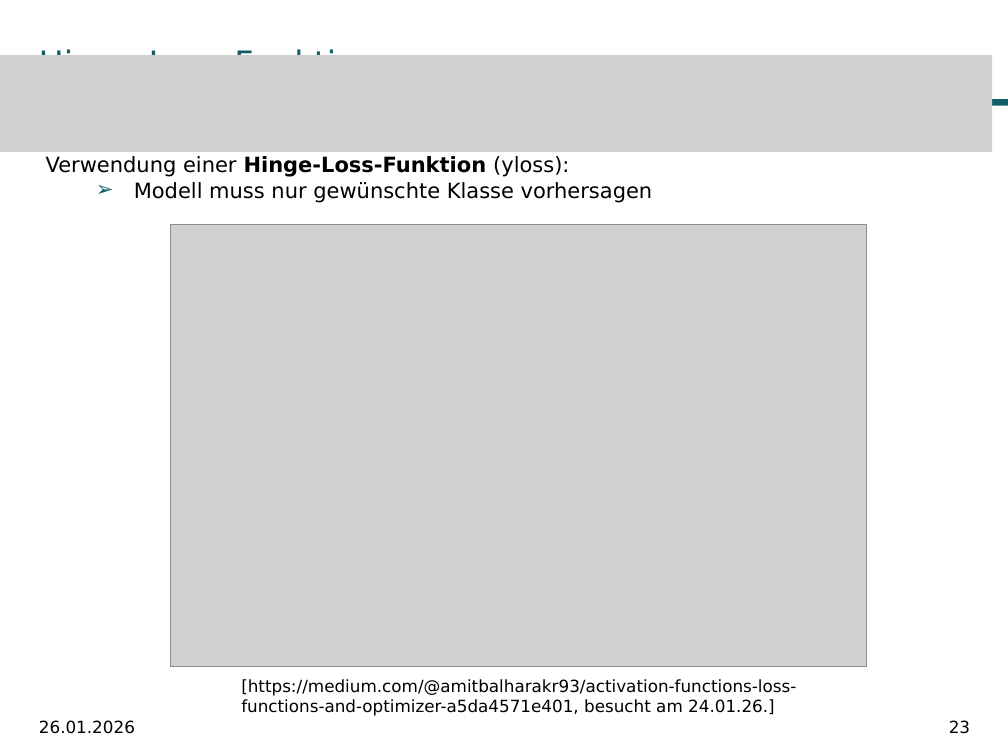
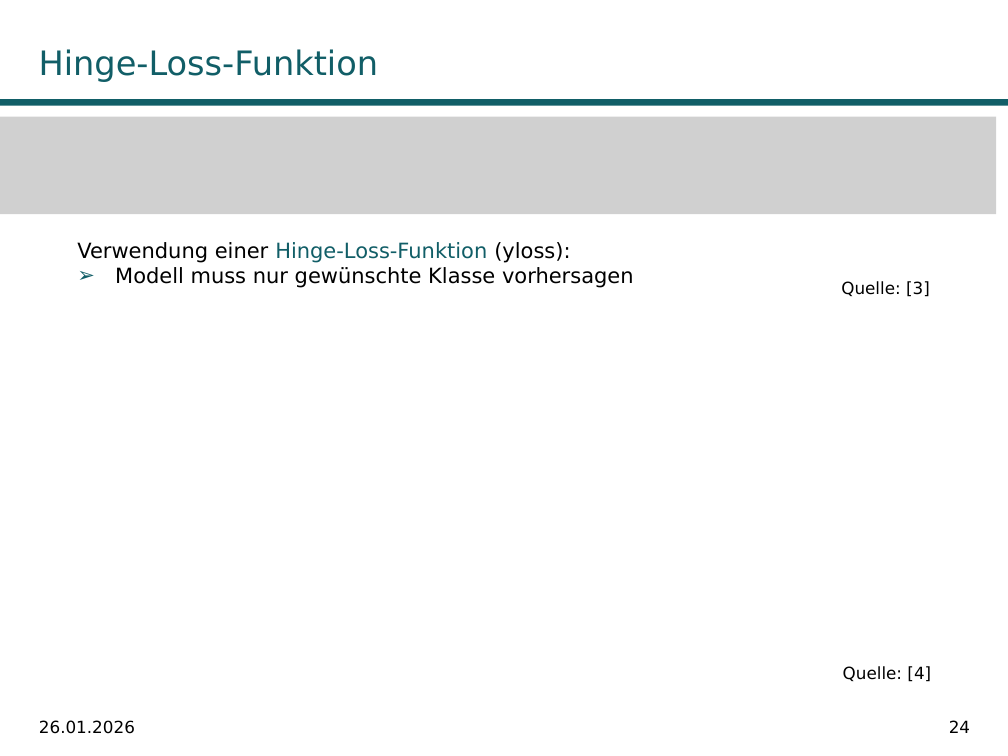
Before and after one commit to fabiw98/Seminar_DICE, a slide deck: slide 24 of Präsentation/PräsentationDiCE.pptx (slide 23 before the commit). Drawn at 1008x756 pixels with LibreOffice and Linux fonts; fonts in the diff are those of the drawing; grey boxes stand for pictures; background and template pictures are left out. Boxes give left, top, right and bottom in pixels: in the first picture for what was removed or moved away, otherwise in the second. Text is boxed around its words. In the diff, an @@ line names an element or a change of style, - is before the commit and + after.

```diff
--- a/Präsentation/PräsentationDiCE.pptx
+++ b/Präsentation/PräsentationDiCE.pptx
@@ picture: place and size @@
-picture at (0,55,992,152)
+picture at (0,117,996,215)
@@ text "Verwendung einer Hinge-Loss-Funktion (yloss):": place and size @@
-text "Verwendung einer Hinge-Loss-Funktion (yloss):" at (46,156,653,203)
+text "Verwendung einer Hinge-Loss-Funktion (yloss):" at (77,242,634,288)
@@ text "Verwendung einer Hinge-Loss-Funktion (yloss):" at (77,242,634,288): text colour #000000 to #115E67, bold off in "Hinge-Loss-Funktion"; list level 2 to 1 in "Modell muss nur gewünschte Klasse ..." @@
@@ picture removed at (170,225,867,666) @@
@@ rectangle added at (103,297,904,720), fill #FFFFFF @@
@@ text added at (841,281,930,297), 12 pt, text #000000 @@
+Quelle: [3]
@@ text removed at (241,679,796,716) @@
-[https://medium.com/@amitbalharakr93/activation-functions-loss-functions-and-optimizer-a5da4571e401, besucht am 24.01.26.]
@@ text added at (843,666,931,682), 12 pt, text #000000 @@
+Quelle: [4]
@@ page number at (949,720,970,733): text changed @@
-23
+24
```
Also in this commit, not shown: 50 other slides changed, 7 slides added, 19 slides removed, 3 other files.
